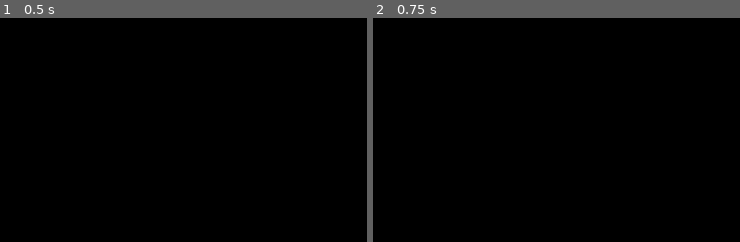
Above: before the commit, frames 1-2 (left to right).
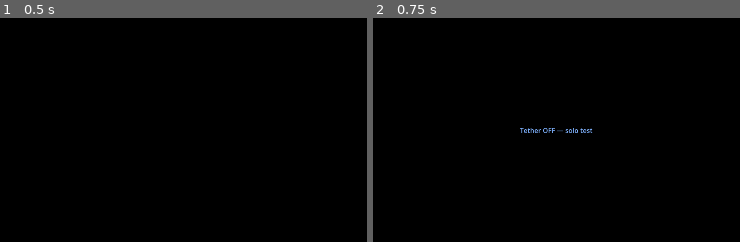
Above: after the commit, the same moments.

Repository: bennyo27/tethered
Game: Godot game, scene res://scenes/main/prototype.tscn
Same seed, same stepped clock (60 frames per second), same inputs: the game is played once before the commit and once after it.
Inputs (mouse positions are % of the whole screen's width and height, from its top left):
- Up to frame 1 (0.5 s): no input
- Up to frame 2 (0.75 s): tap Enter at 0.5 s; move the mouse to (60, 50) at 0.52 s; hold W (move_forward) from 0.53 s (still down); tap T (toggle_tether, bound only after the commit) at 0.6 s
The pictures show only the part of the screen within x 29-79%, y 25-75%; the shares and areas given below are measured in that part.

Frame 1 is identical in both runs. In frame 2, 0.2% of the frame differs, in the area x 40-60%, y 49-52%.

Commit message:
Add T key to toggle tether + player2 for solo testing
- toggle_tether input (T key)
- Disables tether physics, hides rope visuals + player2 capsule
- Unregisters player2 from GameManager (doesn't affect height/gap calcs)
- Shows banner flash: 'Tether ON/OFF' with 1.5s auto-clear
- Useful for testing climbing mechanics in isolation

Diff:
--- a/project.godot
+++ b/project.godot
@@ -73,3 +73,7 @@
 "events": [Object(InputEventKey,"resource_local_to_scene":false,"resource_name":"","device":-1,"window_id":0,"alt_press …(192 unchanged characters)…
 ]
 }
+toggle_tether={
+"deadzone": 0.5,
+"events": [Object(InputEventKey,"resource_local_to_scene":false,"resource_name":"","device":-1,"window_id":0,"alt_pressed":false,"shift_pressed":false,"ctrl_pressed":false,"meta_pressed":false,"pressed":false,"keycode":0,"physical_keycode":84,"key_label":0,"unicode":116,"location":0,"echo":false,"script":null)]
+}
--- a/scripts/game/hud.gd
+++ b/scripts/game/hud.gd
@@ -1,5 +1,6 @@
 extends CanvasLayer
 ## Tethered — minimal prototype HUD: height, threat gap, stamina, climb state, banner.
+## Also handles the tether toggle (T key) for solo testing.
 
 @onready var height_label: Label = $Margin/VBox/Height
 @onready var gap_label: Label = $Margin/VBox/Gap
@@ -7,15 +8,36 @@
 @onready var state_label: Label = $Margin/VBox/State
 @onready var banner: Label = $Center/Banner
 
+var tether_enabled: bool = true
+var n_tether: Node3D = null
+var n_player2: Node3D = null
+var _banner_timer: float = 0.0
+
 
 func _ready() -> void:
 	banner.text = ""
 	GameManager.run_failed.connect(_on_failed)
 	GameManager.run_won.connect(_on_won)
 	GameManager.start_run()
+	# Find tether and player2 nodes from the scene tree.
+	var root := get_tree().current_scene
+	n_tether = root.get_node_or_null("Tether")
+	n_player2 = root.get_node_or_null("Player2")
 
 
-func _process(_delta: float) -> void:
+func _process(delta: float) -> void:
+	# Toggle tether + player2 on/off for solo testing.
+	if Input.is_action_just_pressed("toggle_tether"):
+		_toggle_tether()
+
+	# Banner auto-clear timer.
+	if _banner_timer > 0.0:
+		_banner_timer -= delta
+		if _banner_timer <= 0.0:
+			# Only clear if it was a toggle banner (not game-over/win).
+			if GameManager.state == GameManager.State.PLAYING:
+				banner.text = ""
+
 	var h := GameManager.get_highest_player_y()
 	var gap := GameManager.get_lowest_player_y() - GameManager.threat_depth
 	height_label.text = "Height: %.1f m / %.0f" % [h, GameManager.SUMMIT_HEIGHT]
@@ -28,7 +50,6 @@
 			state_label.text = "Climb: %s" % p.get_climb_state()
 		if "stamina" in p:
 			stamina_label.text = "Stamina: %.0f" % p.stamina
-			# Red when low.
 			if p.stamina < 20.0:
 				stamina_label.modulate = Color(1, 0.3, 0.3)
 			else:
@@ -40,11 +61,45 @@
 		get_tree().reload_current_scene()
 
 
+func _toggle_tether() -> void:
+	tether_enabled = not tether_enabled
+	if n_tether:
+		n_tether.set_physics_process(tether_enabled)
+		# Hide rope visuals.
+		for child in n_tether.get_children():
+			if child is MeshInstance3D:
+				child.visible = tether_enabled
+	if n_player2:
+		n_player2.visible = tether_enabled
+		# Disable player2's collision when hidden.
+		var col := n_player2.get_node_or_null("Collision") as CollisionShape3D
+		if col:
+			col.disabled = not tether_enabled
+		# Unregister from GameManager so it doesn't affect lowest/highest player.
+		if tether_enabled:
+			GameManager.register_player(n_player2)
+		else:
+			GameManager.unregister_player(n_player2)
+	# Show toggle status as banner flash.
+	if tether_enabled:
+		_show_banner("Tether ON — 2 players", Color(0.4, 1, 0.5), 1.5)
+	else:
+		_show_banner("Tether OFF — solo test", Color(0.5, 0.7, 1), 1.5)
+
+
+func _show_banner(text: String, color: Color, duration: float) -> void:
+	banner.text = text
+	banner.modulate = color
+	_banner_timer = duration
+
+
 func _on_failed(reason: String) -> void:
 	banner.text = "%s\nPress R to restart." % reason
 	banner.modulate = Color(1, 0.3, 0.3)
+	_banner_timer = 0.0  # don't auto-clear game-over
 
 
 func _on_won() -> void:
 	banner.text = "You reached the summit. Together.\nPress R to restart."
 	banner.modulate = Color(0.4, 1, 0.5)
+	_banner_timer = 0.0  # don't auto-clear win
Not shown, changed: README.md
